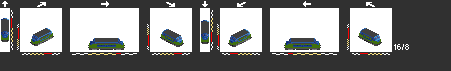
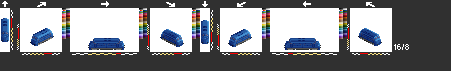
Before/after of a w=451, h=71 layered artwork. What changed in the layer stack:
hid "mjbad1" over bbox(1, 19, 381, 50)
painted on "my" over bbox(62, 8, 347, 39)
